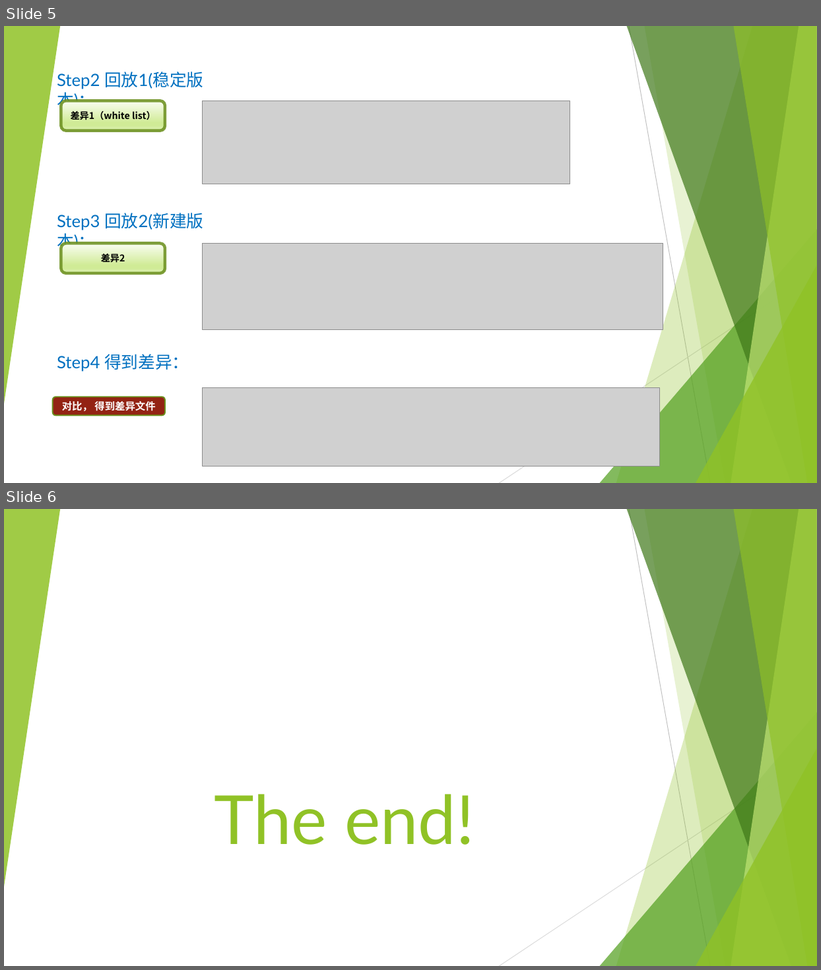
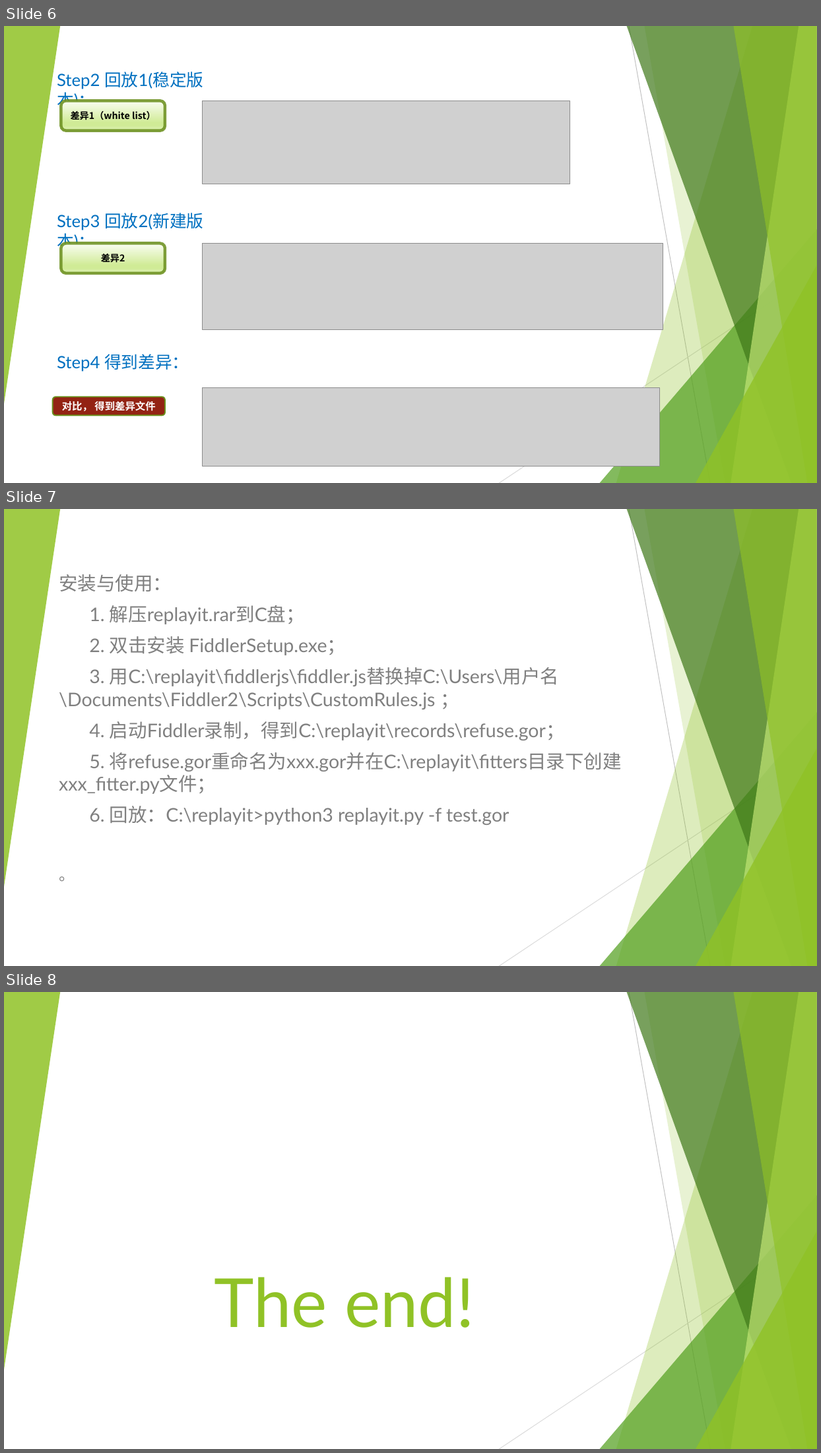
Before and after one commit to gx303841541/replayit, a slide deck: 录制回放工具介绍.pptx. Shown one above the other, each under a label of ours: slides 5 and 6 before the commit, slides 6, 7 and 8 after it. The pictures are 821x970 and 821x1453 pixels, drawn with LibreOffice and Linux fonts; fonts in the diff are those of the drawing; grey boxes stand for pictures. Boxes give left, top, right and bottom in pixels: in the first picture for what was removed or moved away, otherwise in the second. Text is boxed around its words. In the diff, an @@ line names an element or a change of style, - is before the commit and + after.

```diff
--- a/录制回放工具介绍.pptx
+++ b/录制回放工具介绍.pptx
@@ slide 7 added at (4,509,817,966), background #FFFFFF; not listed: 10 template elements that a slide beside it also shows @@
@@ subtitle added at (59,574,622,825), 22.2 pt, text #808080 @@
+安装与使用：
+1. 解压replayit.rar到C盘；
+2. 双击安装 FiddlerSetup.exe；
+3. 用C:\replayit\fiddlerjs\fiddler.js替换掉C:\Users\用户名\Documents\Fiddler2\Scripts\CustomRules.js ；
+4. 启动Fiddler录制，得到C:\replayit\records\refuse.gor；
+5. 将refuse.gor重命名为xxx.gor并在C:\replayit\fitters目录下创建xxx_fitter.py文件；
+6. 回放：C:\replayit>python3 replayit.py -f test.gor
+。
@@ what was slide 5 is now slide 6 @@
@@ what was slide 6 is now slide 8 @@
```
Also in this commit, not shown: 3 slides changed, 1 other slide added, 58 other files.
